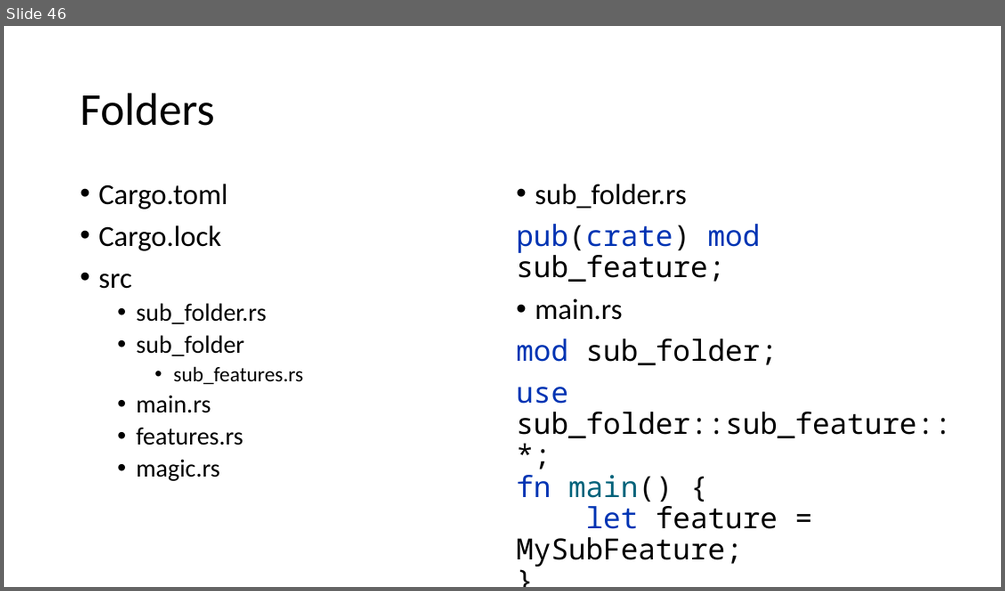
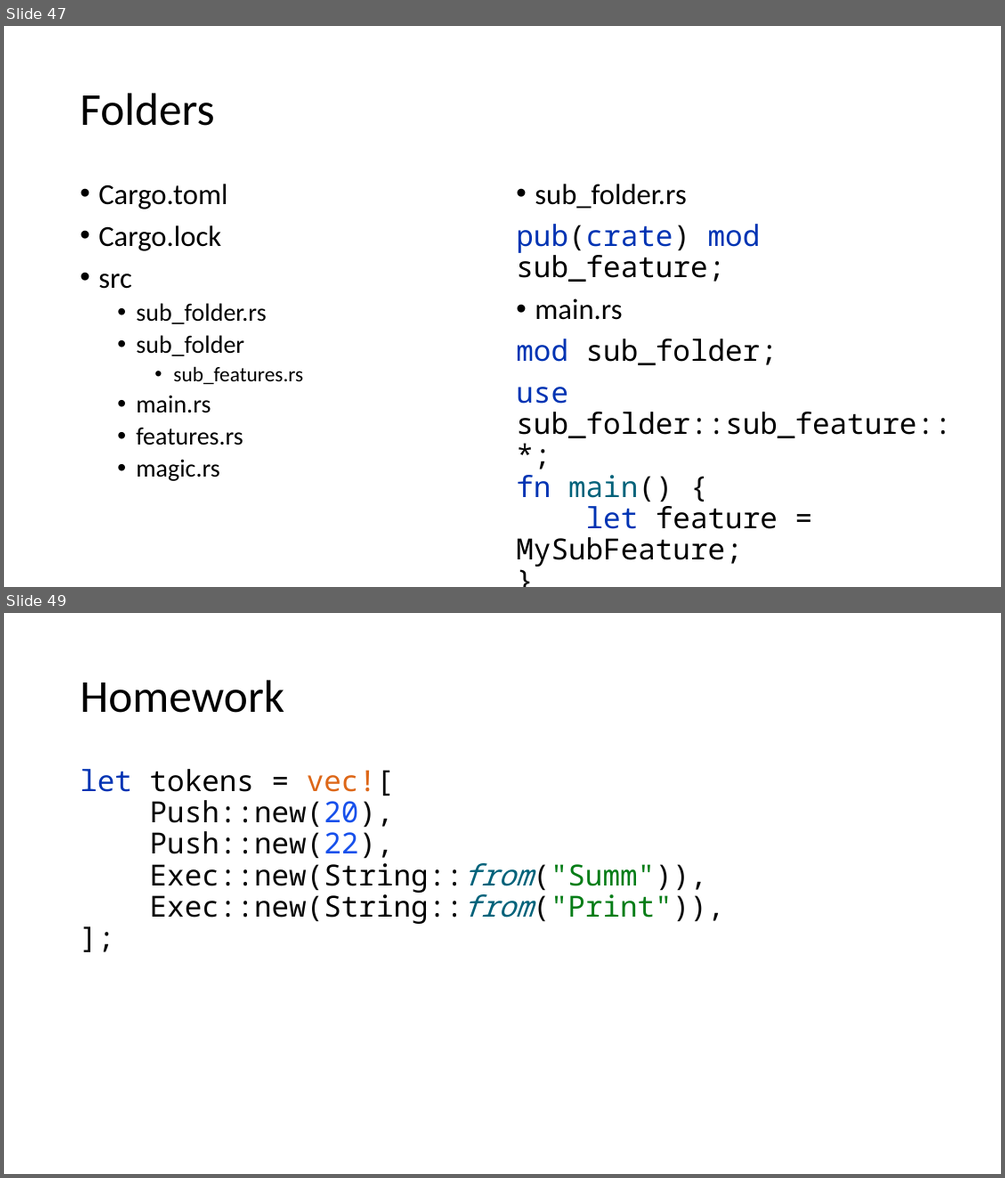
Before and after one commit to kugushev/course-rust-basics, a slide deck: src/06-Oop/06-OopAndModules.pptx. Shown one above the other, each under a label of ours: slide 46 before the commit, slides 47 and 49 after it; the slides between them are not shown. The pictures are 1005x591 and 1005x1178 pixels, drawn with LibreOffice and Linux fonts; fonts in the diff are those of the drawing. Boxes give left, top, right and bottom in pixels: in the first picture for what was removed or moved away, otherwise in the second. Text is boxed around its words. In the diff, an @@ line names an element or a change of style, - is before the commit and + after.

```diff
--- a/src/06-Oop/06-OopAndModules.pptx
+++ b/src/06-Oop/06-OopAndModules.pptx
@@ slide 49 added at [4,613,1001,1174], background #FFFFFF @@
@@ title added at [80,680,284,713], 44 pt, text #000000 @@
+Homework
@@ text added at [80,769,724,924], 28 pt, text #080808 @@
+let tokens = vec![
+Push::new(20),
+Push::new(22),
+Exec::new(String::from("Summ")),
+Exec::new(String::from("Print")),
+];
@@ what was slide 46 is now slide 47 @@
```
Also in this commit, not shown: 1 slide changed, 5 other slides added.
